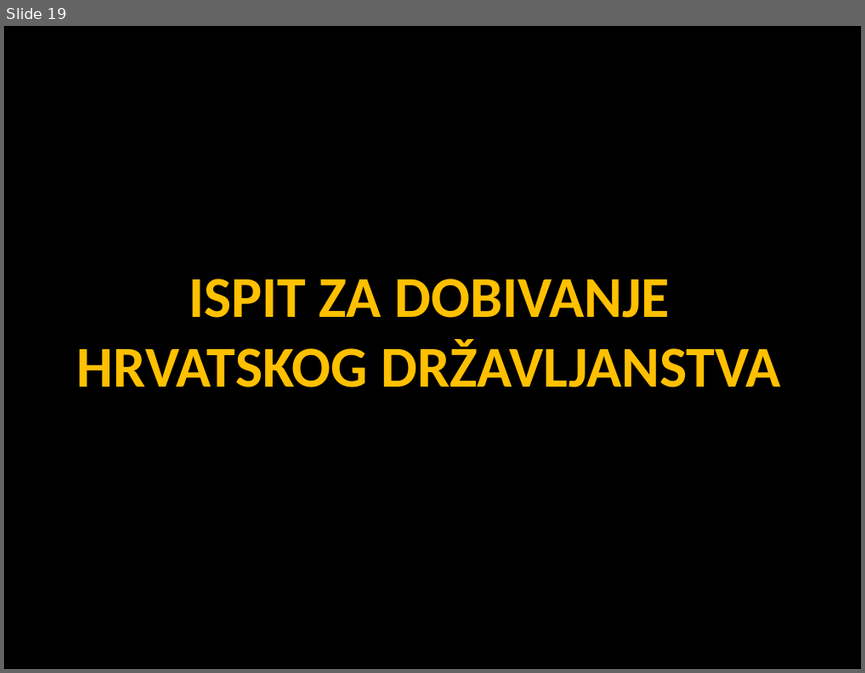
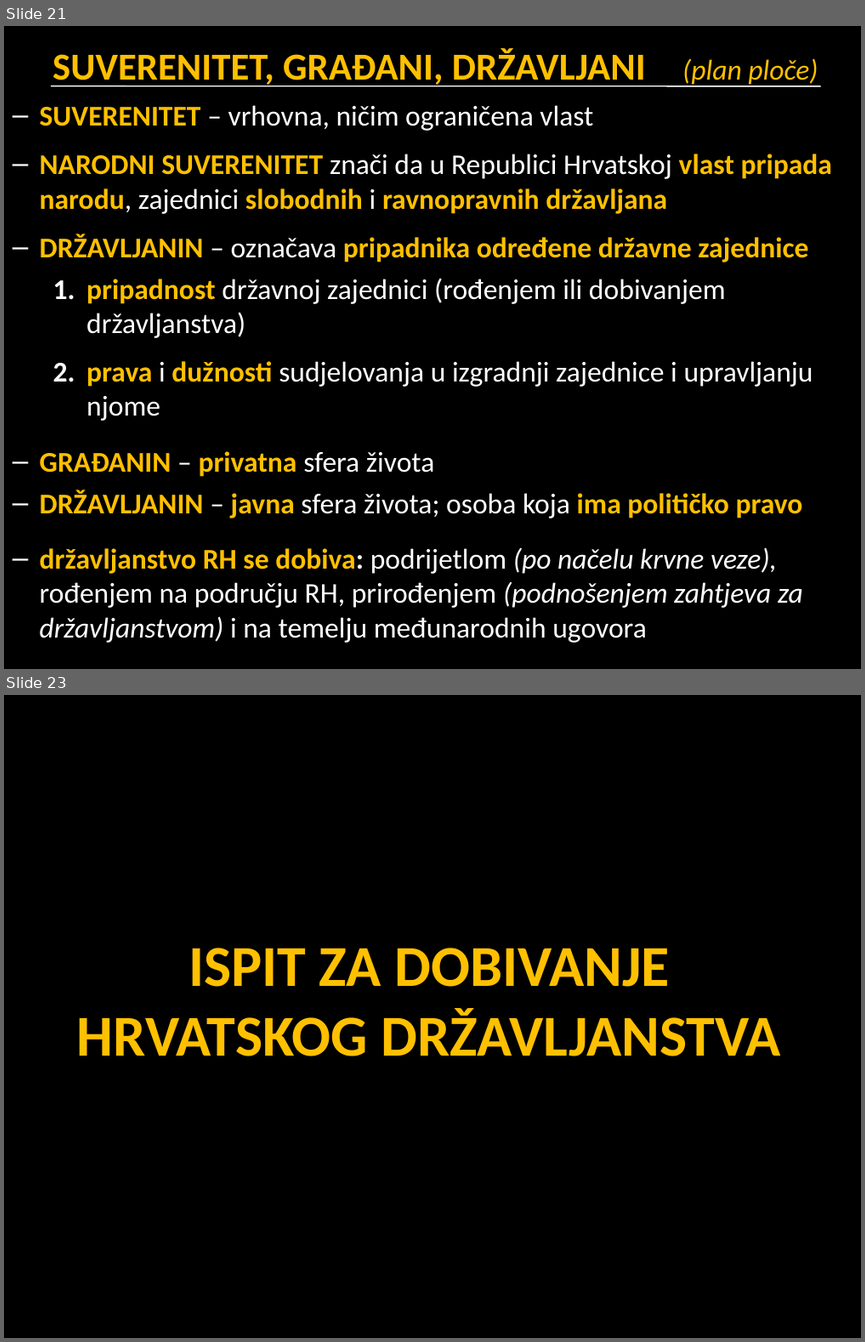
Before and after one commit to cornx/print, a slide deck: data/prezentacije/politika/002_narod_nacija_manjina_gradjani_drzavljani_RH.pptx. Shown one above the other, each under a label of ours: slide 19 before the commit, slides 21 and 23 after it; the slides between them are not shown. The pictures are 865x673 and 865x1342 pixels, drawn with LibreOffice and Linux fonts; fonts in the diff are those of the drawing. Boxes give left, top, right and bottom in pixels: in the first picture for what was removed or moved away, otherwise in the second. Text is boxed around its words. In the diff, an @@ line names an element or a change of style, - is before the commit and + after.

```diff
--- a/data/prezentacije/politika/002_narod_nacija_manjina_gradjani_drzavljani_RH.pptx
+++ b/data/prezentacije/politika/002_narod_nacija_manjina_gradjani_drzavljani_RH.pptx
@@ slide 21 added at box(4, 26, 861, 669), background #000000 @@
@@ title added at box(52, 48, 817, 87), 32 pt, text #FFC000, bold @@
+SUVERENITET, GRAĐANI, DRŽAVLJANI (plan ploče)
@@ line added from (51, 86) to (821, 86), #FFFFFF 1 pt @@
@@ text added at box(40, 105, 832, 642), 24 pt, text #FFFFFF @@
+– SUVERENITET – vrhovna, ničim ograničena vlast
+– NARODNI SUVERENITET znači da u Republici Hrvatskoj vlast pripada narodu, zajednici slobodnih i ravnopravnih državljana
+– DRŽAVLJANIN – označava pripadnika određene državne zajednice
+  1. pripadnost državnoj zajednici (rođenjem ili dobivanjem državljanstva)
+  2. prava i dužnosti sudjelovanja u izgradnji zajednice i upravljanju njome
+– GRAĐANIN – privatna sfera života
+– DRŽAVLJANIN – javna sfera života; osoba koja ima političko pravo
+– državljanstvo RH se dobiva: podrijetlom (po načelu krvne veze), rođenjem na području RH, prirođenjem (podnošenjem zahtjeva za državljanstvom) i na temelju međunarodnih ugovora
@@ what was slide 19 is now slide 23 @@
```
Also in this commit, not shown: 15 slides changed, 3 other slides added.
